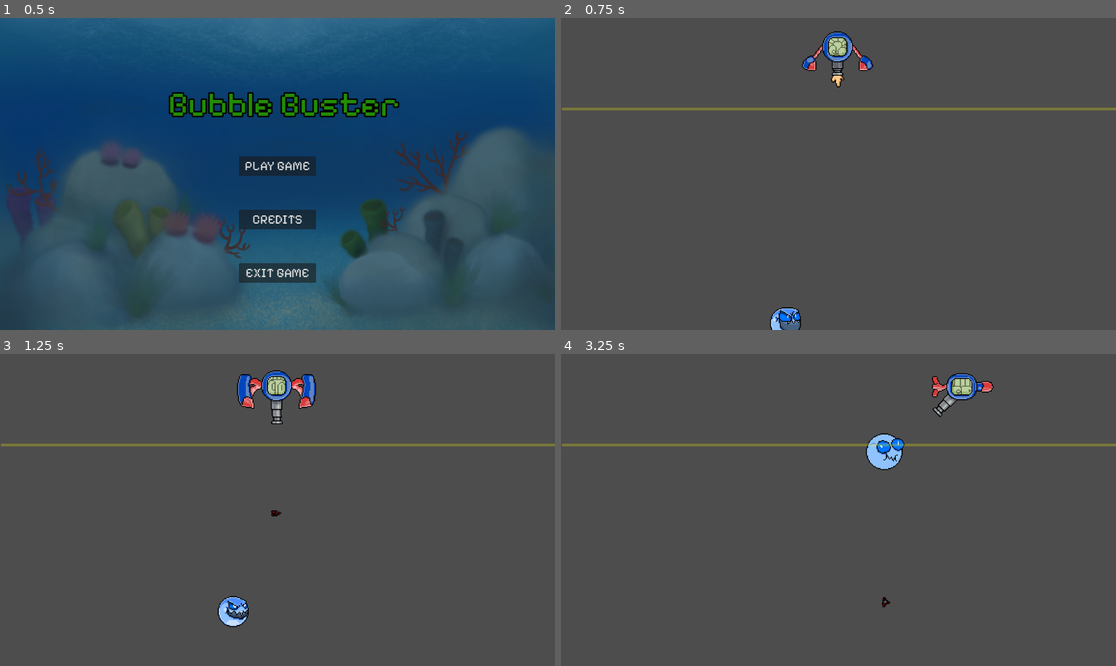
Above: before the commit, frames 1-4 (two rows, left to right).
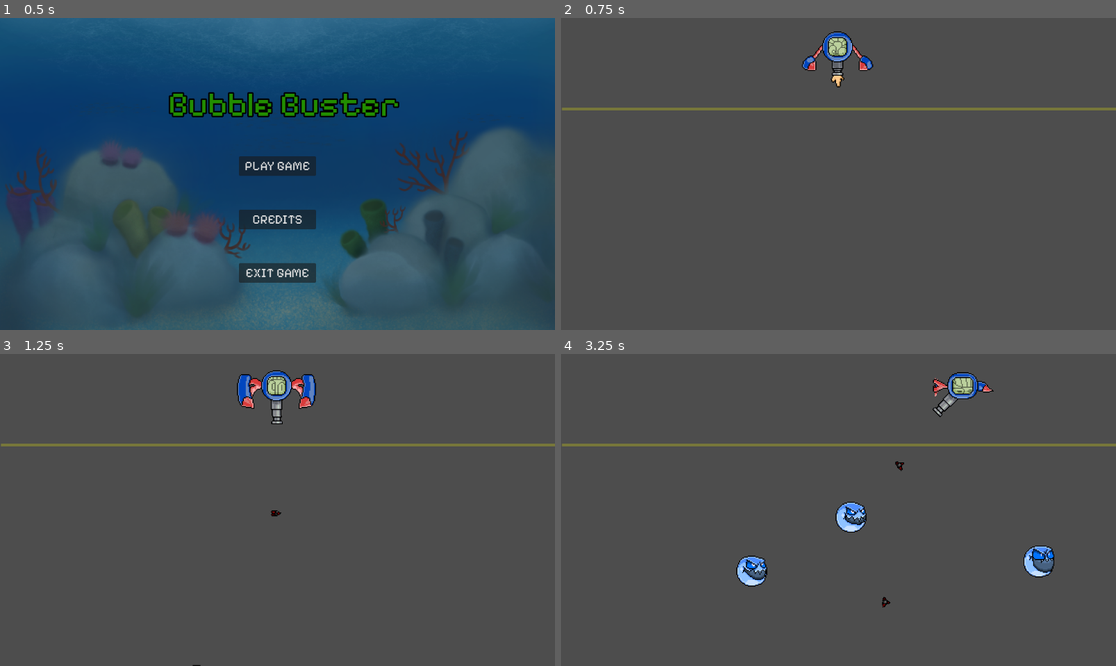
Above: after the commit, the same moments.

Repository: led-studio/bubblester
Game: Godot game, scene res://source/scenarios/main_menu.tscn
Two runs of this game, one before a commit and one after it. Both use one fixed random seed, a clock stepped at 60 frames per second and the inputs below.
Inputs (mouse positions are in pixels of both pictures, inside the frame that each line leads up to):
- Up to frame 1 (0.5 s): no input
- Up to frame 2 (0.75 s): click "PLAY GAME" at 0.5 s
- Up to frame 3 (1.25 s): no input
- Up to frame 4 (3.25 s): move the mouse to (960, 494) at 1.27 s; press the mouse at (960, 494) at 1.28 s; hold D (move_right) 1.28-2.03 s; move the mouse to (727, 525) at 2.02 s; release the mouse at (727, 525) at 2.03 s; hold A (move_left) 2.03-2.78 s; click (727, 525) at 2.1 s; move the mouse to (894, 441) at 2.77 s; press the mouse at (894, 441) at 2.78 s; hold D (move_right) from 2.78 s (still down)

Frame 1 is identical in both runs. In frame 2, 0.4% of the frame differs, in the area x 37-44%, y 92-100%; in frame 3, 0.5%; in frame 4, 2.5%, in the area x 31-89%, y 5-75%.

Commit message:
added quick swap animation, spawner and better enemy

Diff:
--- a/project.godot
+++ b/project.godot
@@ -14,6 +14,10 @@
 run/main_scene="res://source/scenarios/main_menu.tscn"
 config/features=PackedStringArray("4.3", "GL Compatibility")
 config/icon="res://icon.svg"
+
+[autoload]
+
+Global="*res://source/Global.gd"
 
 [display]
 
--- /dev/null
+++ b/source/Global.gd
@@ -0,0 +1,3 @@
+extends Node
+
+var difficultyMultiplayer:int = 1
--- /dev/null
+++ b/source/miscellaneous/spawner.gd
@@ -0,0 +1,20 @@
+extends Node2D
+
+@onready var bubble = preload("res://source/objects/bubble.tscn")
+@onready var player: CharacterBody2D = $"../../Player"
+
+var is_on_cooldown = false
+
+
+func _ready() -> void:
+	print("Spawner loaded")
+
+func spawn():
+	var enemy = bubble.instantiate()
+	enemy.position = position
+	enemy.player = player
+	enemy.position.x += randf_range(-300, 300)
+	get_parent().add_child(enemy)
+
+func _on_cooldown_timeout() -> void:
+	is_on_cooldown = false
--- /dev/null
+++ b/source/miscellaneous/spawner.tscn
@@ -0,0 +1,18 @@
+[gd_scene load_steps=2 format=3 uid="uid://bx2vj7oxia44t"]
+
+[ext_resource type="Script" path="res://source/miscellaneous/spawner.gd" id="1_mquqc"]
+
+[node name="Spawner" type="Node2D"]
+script = ExtResource("1_mquqc")
+
+[node name="Cooldown" type="Timer" parent="."]
+wait_time = 0.5
+
+[node name="ColorRect" type="ColorRect" parent="."]
+offset_left = -5.0
+offset_top = -5.0
+offset_right = 6.0
+offset_bottom = 6.0
+color = Color(0.773139, 0.366532, 0.0296247, 1)
+
+[connection signal="timeout" from="Cooldown" to="." method="_on_cooldown_timeout"]
--- a/source/objects/bubble.gd
+++ b/source/objects/bubble.gd
@@ -1,6 +1,6 @@
 extends Area2D
 
-@onready var player: CharacterBody2D = $"../Player"
+@onready var player: CharacterBody2D;
 
 var speed = 100
 var player_pos
@@ -12,11 +12,12 @@
 	pass
 
 func _physics_process(delta: float) -> void:
-	player_pos = player.position
-	target_pos = (player_pos - position).normalized()
+	if isLive:
+		player_pos = player.position
+		target_pos = (player_pos - position).normalized()
 
-	if position.distance_to(player_pos) > 3:
-		position += target_pos * speed * delta
+		if position.distance_to(player_pos) > 3:
+			position += target_pos * speed * delta * ((Global.difficultyMultiplayer / 10) +1)
 
 	if health <= 0 && isLive:
 		$AnimatedSprite2D.play("die")
--- a/source/objects/bubble.tscn
+++ b/source/objects/bubble.tscn
@@ -29,6 +29,10 @@
 [sub_resource type="AtlasTexture" id="AtlasTexture_mpt0a"]
 atlas = ExtResource("2_7gbci")
 region = Rect2(320, 64, 64, 64)
+
+[sub_resource type="AtlasTexture" id="AtlasTexture_sbvwu"]
+atlas = ExtResource("2_7gbci")
+region = Rect2(256, 0, 64, 64)
 
 [sub_resource type="AtlasTexture" id="AtlasTexture_e3tqh"]
 atlas = ExtResource("2_7gbci")
@@ -66,10 +70,13 @@
 }, {
 "duration": 1.0,
 "texture": SubResource("AtlasTexture_mpt0a")
+}, {
+"duration": 1.0,
+"texture": SubResource("AtlasTexture_sbvwu")
 }],
 "loop": false,
 "name": &"die",
-"speed": 12.0
+"speed": 24.0
 }, {
 "frames": [{
 "duration": 1.0,
@@ -101,6 +108,8 @@
 sprite_frames = SubResource("SpriteFrames_ac232")
 animation = &"die"
 autoplay = "idle"
+frame = 5
+frame_progress = 1.0
 
 [node name="Timer" type="Timer" parent="."]
 wait_time = 0.5
--- a/source/objects/player.gd
+++ b/source/objects/player.gd
@@ -9,10 +9,12 @@
 
 var bullet_path = preload("res://source/objects/bullet.tscn")
 var changing_side = false
+var is_idle = true
 var is_on_cooldown = false
+var last_key_pressed = 0
 
 func _physics_process(delta: float) -> void:
-	# esto es para el cañón
+	# esto es para el movimiento del cañón
 	gun.look_at(get_global_mouse_position())
 
 	if gun.rotation_degrees > 135:
@@ -32,6 +34,7 @@
 		if velocity.length() > (FRICTION * delta):
 			velocity -= velocity.normalized() * (FRICTION * delta)
 		else:
+			is_idle = true
 			velocity.x = 0
 
 	move_and_slide()
@@ -42,14 +45,27 @@
 	else:
 		$AnimatedSprite2D.flip_h = true
 
-	if direction != 0:
+	if velocity.x != 0:
+		if  !is_idle && direction != last_key_pressed && direction != 0:
+			animation.play("quick")
+			animation.queue("move")
+
 		if !changing_side:
 			animation.play("change_direction")
 			animation.queue("move")
-			changing_side = true
+
+		changing_side = true
+		is_idle = false
 	else:
+		is_idle = true
 		changing_side = false
 		animation.play("idle")
+
+func _process(delta: float) -> void:
+	if Input.is_action_pressed("move_right"):
+		last_key_pressed = 1
+	elif Input.is_action_pressed("move_left"):
+		last_key_pressed = -1
 
 func fire():
 	is_on_cooldown = true
--- a/source/objects/player.tscn
+++ b/source/objects/player.tscn
@@ -145,6 +145,22 @@
 atlas = ExtResource("3_uxnkf")
 region = Rect2(384, 128, 128, 128)
 
+[sub_resource type="AtlasTexture" id="AtlasTexture_tc5e0"]
+atlas = ExtResource("3_uxnkf")
+region = Rect2(0, 384, 128, 128)
+
+[sub_resource type="AtlasTexture" id="AtlasTexture_ocwcn"]
+atlas = ExtResource("3_uxnkf")
+region = Rect2(128, 384, 128, 128)
+
+[sub_resource type="AtlasTexture" id="AtlasTexture_yhr0x"]
+atlas = ExtResource("3_uxnkf")
+region = Rect2(256, 384, 128, 128)
+
+[sub_resource type="AtlasTexture" id="AtlasTexture_hco6o"]
+atlas = ExtResource("3_uxnkf")
+region = Rect2(384, 384, 128, 128)
+
 [sub_resource type="SpriteFrames" id="SpriteFrames_85743"]
 animations = [{
 "frames": [{
@@ -200,10 +216,111 @@
 "loop": true,
 "name": &"move",
 "speed": 12.0
+}, {
+"frames": [{
+"duration": 1.0,
+"texture": SubResource("AtlasTexture_tc5e0")
+}, {
+"duration": 1.0,
+"texture": SubResource("AtlasTexture_ocwcn")
+}, {
+"duration": 1.0,
+"texture": SubResource("AtlasTexture_yhr0x")
+}, {
+"duration": 1.0,
+"texture": SubResource("AtlasTexture_hco6o")
+}],
+"loop": false,
+"name": &"quick",
+"speed": 12.0
 }]
 
 [sub_resource type="RectangleShape2D" id="RectangleShape2D_l8x41"]
 size = Vector2(77, 4)
+
+[sub_resource type="Animation" id="Animation_mq0xd"]
+length = 0.001
+tracks/0/type = "value"
+tracks/0/imported = false
+tracks/0/enabled = true
+tracks/0/path = NodePath("AnimatedSprite2D:animation")
+tracks/0/interp = 1
+tracks/0/loop_wrap = true
+tracks/0/keys = {
+"times": PackedFloat32Array(0),
+"transitions": PackedFloat32Array(1),
+"update": 1,
+"values": [&"move"]
+}
+tracks/1/type = "value"
+tracks/1/imported = false
+tracks/1/enabled = true
+tracks/1/path = NodePath("AnimatedSprite2D:frame")
+tracks/1/interp = 1
+tracks/1/loop_wrap = true
+tracks/1/keys = {
+"times": PackedFloat32Array(0),
+"transitions": PackedFloat32Array(1),
+"update": 1,
+"values": [0]
+}
+
+[sub_resource type="Animation" id="Animation_2vggw"]
+resource_name = "change_direction"
+length = 0.133337
+tracks/0/type = "value"
+tracks/0/imported = false
+tracks/0/enabled = true
+tracks/0/path = NodePath("AnimatedSprite2D:animation")
+tracks/0/interp = 1
+tracks/0/loop_wrap = true
+tracks/0/keys = {
+"times": PackedFloat32Array(0),
+"transitions": PackedFloat32Array(1),
+"update": 1,
+"values": [&"change"]
+}
+tracks/1/type = "value"
+tracks/1/imported = false
+tracks/1/enabled = true
+tracks/1/path = NodePath("AnimatedSprite2D:frame")
+tracks/1/interp = 1
+tracks/1/loop_wrap = true
+tracks/1/keys = {
+"times": PackedFloat32Array(0, 0.0333333, 0.1),
+"transitions": PackedFloat32Array(1, 1, 1),
+"update": 1,
+"values": [0, 1, 2]
+}
+
+[sub_resource type="Animation" id="Animation_6oubm"]
+resource_name = "idle"
+length = 0.36667
+loop_mode = 1
+tracks/0/type = "value"
+tracks/0/imported = false
+tracks/0/enabled = true
+tracks/0/path = NodePath("AnimatedSprite2D:animation")
+tracks/0/interp = 1
+tracks/0/loop_wrap = true
+tracks/0/keys = {
+"times": PackedFloat32Array(0),
+"transitions": PackedFloat32Array(1),
+"update": 1,
+"values": [&"idle"]
+}
+tracks/1/type = "value"
+tracks/1/imported = false
+tracks/1/enabled = true
+tracks/1/path = NodePath("AnimatedSprite2D:frame")
+tracks/1/interp = 1
+tracks/1/loop_wrap = true
+tracks/1/keys = {
+"times": PackedFloat32Array(0, 0.0666667, 0.133333, 0.2, 0.266667, 0.333333),
+"transitions": PackedFloat32Array(1, 1, 1, 1, 1, 1),
+"update": 1,
+"values": [0, 1, 2, 3, 4, 5]
+}
 
 [sub_resource type="Animation" id="Animation_gkl2m"]
 resource_name = "move"
@@ -234,35 +351,8 @@
 "values": [0, 1, 2, 3]
 }
 
-[sub_resource type="Animation" id="Animation_mq0xd"]
-length = 0.001
-tracks/0/type = "value"
-tracks/0/imported = false
-tracks/0/enabled = true
-tracks/0/path = NodePath("AnimatedSprite2D:animation")
-tracks/0/interp = 1
-tracks/0/loop_wrap = true
-tracks/0/keys = {
-"times": PackedFloat32Array(0),
-"transitions": PackedFloat32Array(1),
-"update": 1,
-"values": [&"move"]
-}
-tracks/1/type = "value"
-tracks/1/imported = false
-tracks/1/enabled = true
-tracks/1/path = NodePath("AnimatedSprite2D:frame")
-tracks/1/interp = 1
-tracks/1/loop_wrap = true
-tracks/1/keys = {
-"times": PackedFloat32Array(0),
-"transitions": PackedFloat32Array(1),
-"update": 1,
-"values": [0]
-}
-
-[sub_resource type="Animation" id="Animation_2vggw"]
-resource_name = "change_direction"
+[sub_resource type="Animation" id="Animation_m4shk"]
+resource_name = "quick"
 length = 0.133337
 tracks/0/type = "value"
 tracks/0/imported = false
@@ -274,7 +364,7 @@
 "times": PackedFloat32Array(0),
 "transitions": PackedFloat32Array(1),
 "update": 1,
-"values": [&"change"]
+"values": [&"quick"]
 }
 tracks/1/type = "value"
 tracks/1/imported = false
@@ -283,39 +373,10 @@
 tracks/1/interp = 1
 tracks/1/loop_wrap = true
 tracks/1/keys = {
-"times": PackedFloat32Array(0, 0.0333333, 0.1),
-"transitions": PackedFloat32Array(1, 1, 1),
-"update": 1,
-"values": [0, 1, 2]
-}
-
-[sub_resource type="Animation" id="Animation_6oubm"]
-resource_name = "idle"
-length = 0.36667
-loop_mode = 1
-tracks/0/type = "value"
-tracks/0/imported = false
-tracks/0/enabled = true
-tracks/0/path = NodePath("AnimatedSprite2D:animation")
-tracks/0/interp = 1
-tracks/0/loop_wrap = true
-tracks/0/keys = {
-"times": PackedFloat32Array(0),
-"transitions": PackedFloat32Array(1),
-"update": 1,
-"values": [&"idle"]
-}
-tracks/1/type = "value"
-tracks/1/imported = false
-tracks/1/enabled = true
-tracks/1/path = NodePath("AnimatedSprite2D:frame")
-tracks/1/interp = 1
-tracks/1/loop_wrap = true
-tracks/1/keys = {
-"times": PackedFloat32Array(0, 0.0666667, 0.133333, 0.2, 0.266667, 0.333333),
-"transitions": PackedFloat32Array(1, 1, 1, 1, 1, 1),
-"update": 1,
-"values": [0, 1, 2, 3, 4, 5]
+"times": PackedFloat32Array(0, 0.0333333, 0.0666667, 0.1),
+"transitions": PackedFloat32Array(1, 1, 1, 1),
+"update": 1,
+"values": [0, 1, 2, 3]
 }
 
 [sub_resource type="AnimationLibrary" id="AnimationLibrary_pw6qk"]
@@ -323,7 +384,8 @@
 "RESET": SubResource("Animation_mq0xd"),
 "change_direction": SubResource("Animation_2vggw"),
 "idle": SubResource("Animation_6oubm"),
-"move": SubResource("Animation_gkl2m")
+"move": SubResource("Animation_gkl2m"),
+"quick": SubResource("Animation_m4shk")
 }
 
 [node name="Player" type="CharacterBody2D"]
--- a/source/scenarios/game.gd
+++ b/source/scenarios/game.gd
@@ -9,3 +9,18 @@
 
 func _process(delta: float) -> void:
 	time += 1 * delta
+	time = snapped(time, 0.01)
+
+	if time == 1.0:
+		$World/Spawner.spawn()
+		print("Enemigo de prueba")
+
+func generate_random_enemy():
+	var random = randi() % 10 - Global.difficultyMultiplayer
+	if random == 1.0:
+		$World/Spawner.spawn()
+	pass
+
+func _on_spawn_time_timeout() -> void:
+	generate_random_enemy()
+	pass # Replace with function body.
--- a/source/scenarios/game.tscn
+++ b/source/scenarios/game.tscn
@@ -2,7 +2,7 @@
 
 [ext_resource type="Script" path="res://source/scenarios/game.gd" id="1_r4u5d"]
 [ext_resource type="PackedScene" uid="uid://cu2lvgquj1el3" path="res://source/objects/player.tscn" id="1_v1y0d"]
-[ext_resource type="PackedScene" uid="uid://de7np42cllse2" path="res://source/objects/bubble.tscn" id="3_ejgia"]
+[ext_resource type="PackedScene" uid="uid://bx2vj7oxia44t" path="res://source/miscellaneous/spawner.tscn" id="3_a51bo"]
 
 [sub_resource type="RectangleShape2D" id="RectangleShape2D_tmqha"]
 size = Vector2(7, 332.5)
@@ -17,10 +17,14 @@
 position = Vector2(288, 162)
 zoom = Vector2(2, 2)
 
-[node name="Bubble" parent="." instance=ExtResource("3_ejgia")]
-position = Vector2(229, 336)
+[node name="World" type="Node" parent="."]
 
-[node name="World" type="Node" parent="."]
+[node name="SpawnTime" type="Timer" parent="World"]
+wait_time = 0.3
+autostart = true
+
+[node name="Spawner" parent="World" instance=ExtResource("3_a51bo")]
+position = Vector2(312, 376)
 
 [node name="Walls" type="StaticBody2D" parent="World"]
 
@@ -38,3 +42,5 @@
 offset_right = 584.0
 offset_bottom = 96.0
 color = Color(1, 1, 0, 0.239216)
+
+[connection signal="timeout" from="World/SpawnTime" to="." method="_on_spawn_time_timeout"]
Binary file changed: assets/images/bubble.png
Not shown: 1 places in source/objects/bubble.tscn that only renumber resources
Not shown: 1 places in source/objects/player.tscn that only renumber resources
